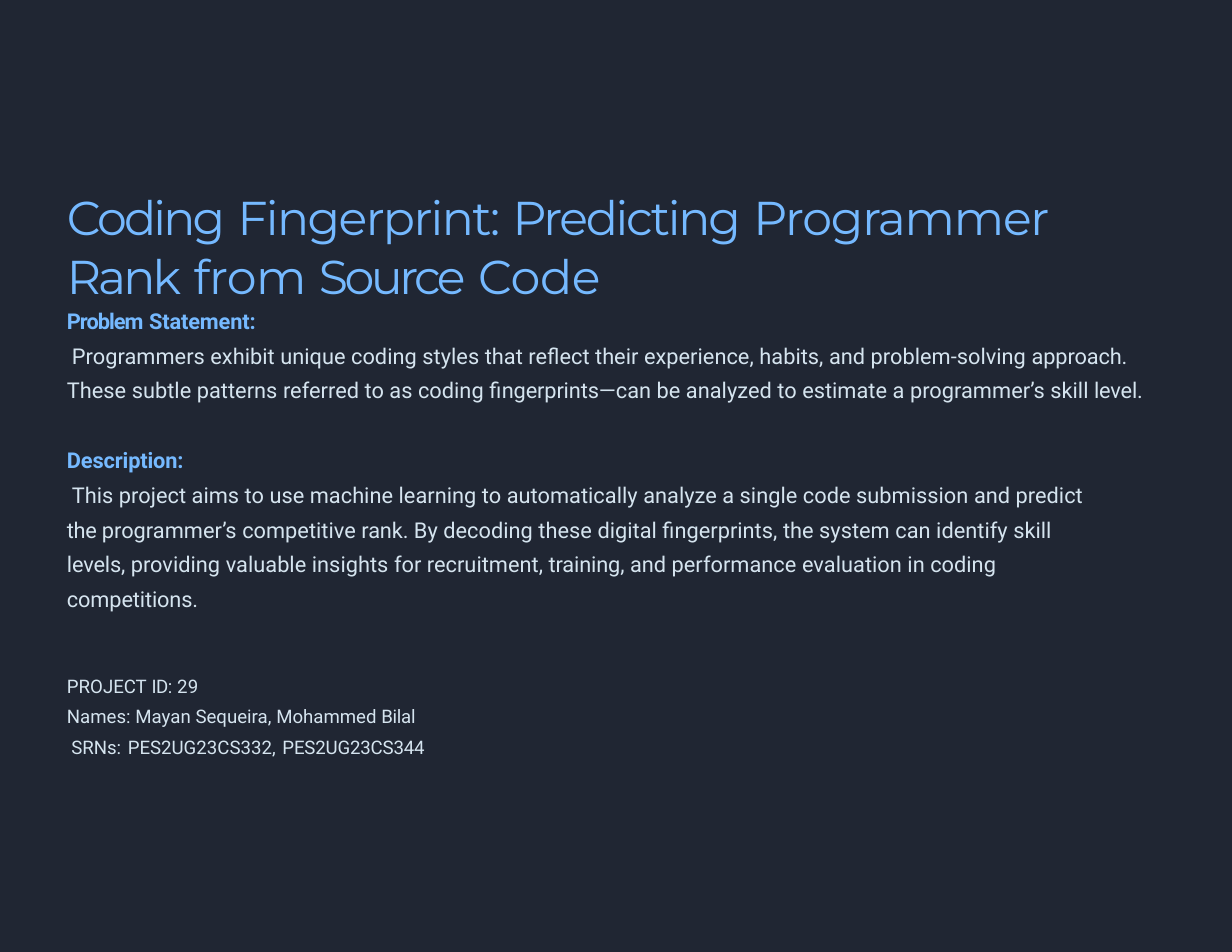
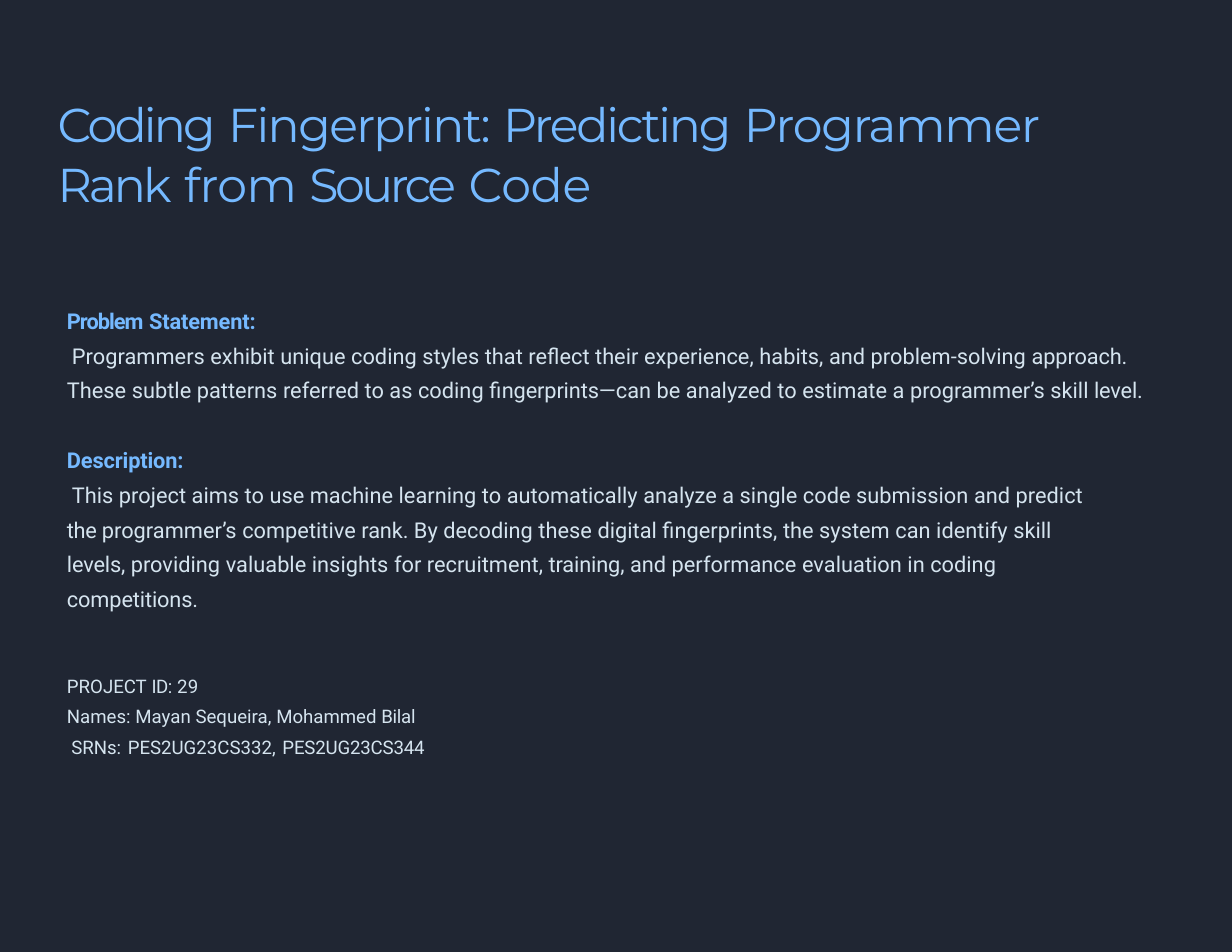
Before and after one commit to mayan05/Coding-Fingerprint, a slide deck: slide 1 of FINAL_PPT.pptx. Drawn at 1232x952 pixels with LibreOffice and Linux fonts; fonts in the diff are those of the drawing. Boxes give left, top, right and bottom in pixels: in the first picture for what was removed or moved away, otherwise in the second. Text is boxed around its words. In the diff, an @@ line names an element or a change of style, - is before the commit and + after.

```diff
--- a/FINAL_PPT.pptx
+++ b/FINAL_PPT.pptx
@@ title "Coding Fingerprint: Predicting Programmer Rank ...": place and size @@
-title "Coding Fingerprint: Predicting Programmer Rank ..." at bbox=[67, 199, 1049, 295]
+title "Coding Fingerprint: Predicting Programmer Rank ..." at bbox=[58, 106, 1040, 203]
```
Also in this commit, not shown: 2 other files.
